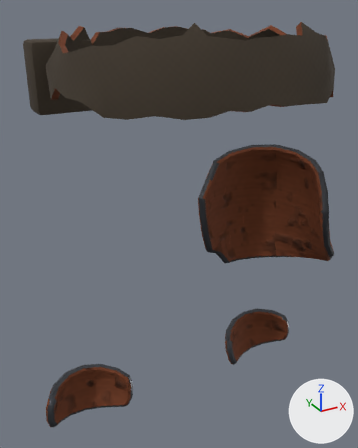
The glTF model art/armor/legs_raider.shopkeeper.glb, before and after one commit.
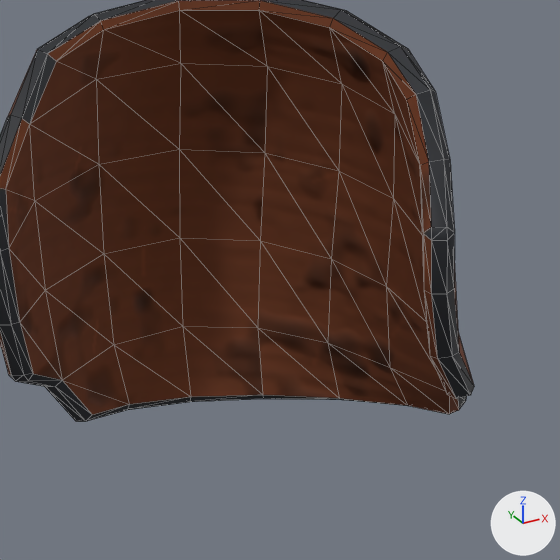
The first picture shows the older version from a 50 mm camera at (-0.328, -0.522, 1.106) aimed at (-0.013, 0.052, 0.819). The close-ups show the older and then the newer version on the part from 57% to 100% of the width and 33% to 67% of the height of that picture. Only the edits that show in the close-ups are written down. The axes (+X, +Y, +Z) are drawn at lower right. The lights are the same throughout. The close-ups show mesh edges as thin lines. Vertices at exactly the same position are counted once.

The first close-up shows 'thigh_r__thigh_r.002'.
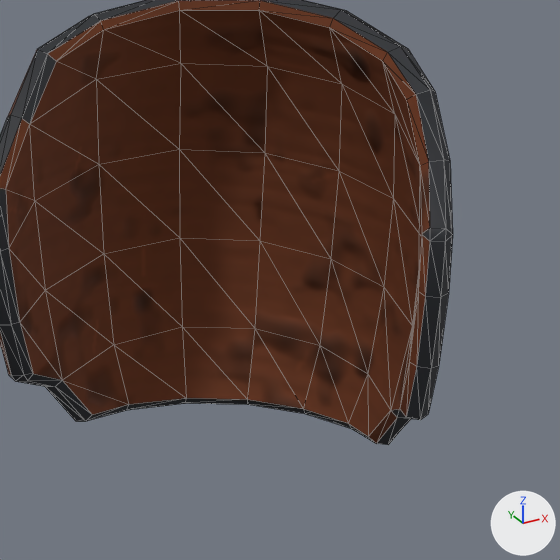
The change in detail:
me_thigh_r__thigh_r_002 is used by ob_thigh_r__thigh_r_002; location (0.0, 0.0, 0.0).
me_thigh_r__thigh_r_002 had 158 vertices, 312 faces and spanned x 0.047..0.259, y -0.044..0.136, z 0.695..0.905.
me_thigh_r__thigh_r_002 now has 156 vertices, 308 faces and spans x 0.047..0.231, y -0.044..0.136, z 0.694..0.905.
Part 1, on me_thigh_r__thigh_r_002:
5 vertices are removed from x 0.25..0.259, y 0.007..0.012, z 0.711..0.717.
17 faces are deleted.
6 vertices in x 0.173..0.22, y -0.044..0.029, z 0.775..0.837 move by (-0.001, 0.0, 0.0).
3 vertices in x 0.169..0.201, y 0.091..0.105, z 0.695..0.734 move by (-0.002, 0.0, -0.001).
43 vertices move from x 0.169..0.259, y -0.043..0.109, z 0.696..0.837 to x 0.166..0.231, y -0.043..0.109, z 0.694..0.837.
3 vertices are added at (0.214, 0.01, 0.704), (0.206, 0.015, 0.708), (0.209, 0.012, 0.705).
6 new faces join them, mat_armor_rust.
7 new faces join them, mat_armor_trim.
me_thigh_r__thigh_r_002 part 2: 41 kept faces spanning x 0.166..0.231, y -0.042..0.109, z 0.694..0.807 get new texture (UV) coordinates.

Pixel boxes (x1, y1, x2, y2) of what changed, in the close-ups (560 x 560 px; the box of a moved part takes in the faces that stretch with it):
'thigh_r__thigh_r.002', reshaped: before (0, 0, 474, 421); after (0, 0, 453, 445)
part 1 of me_thigh_r__thigh_r_002, moved or reshaped: before (114, 115, 466, 414); after (114, 115, 453, 445)
part 2 of me_thigh_r__thigh_r_002, surface changed: before (190, 289, 474, 406); after (185, 293, 449, 428)
